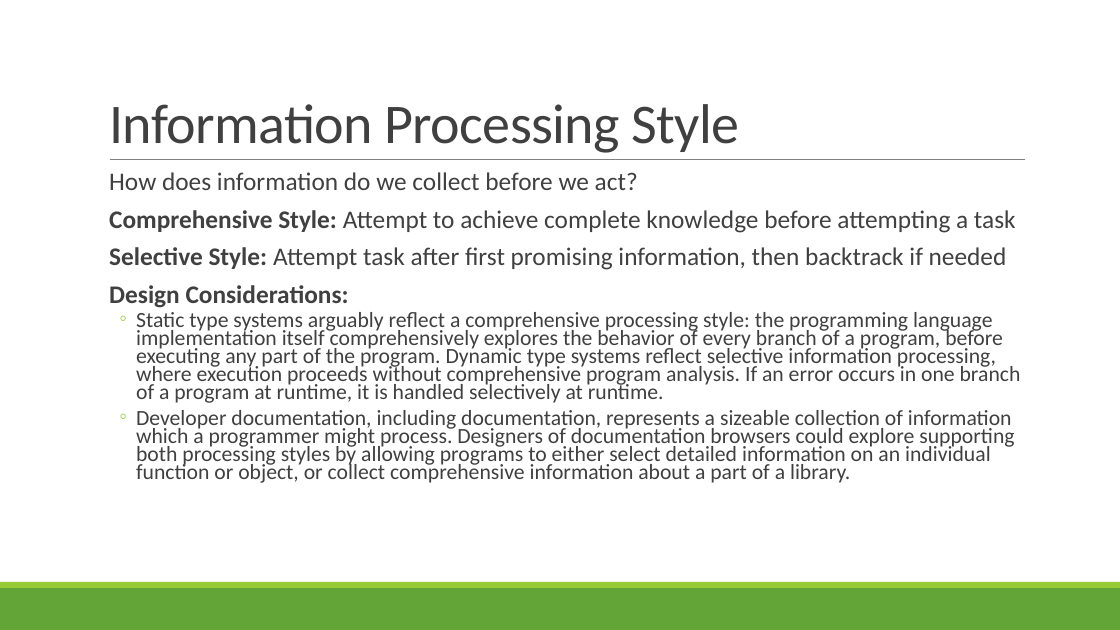
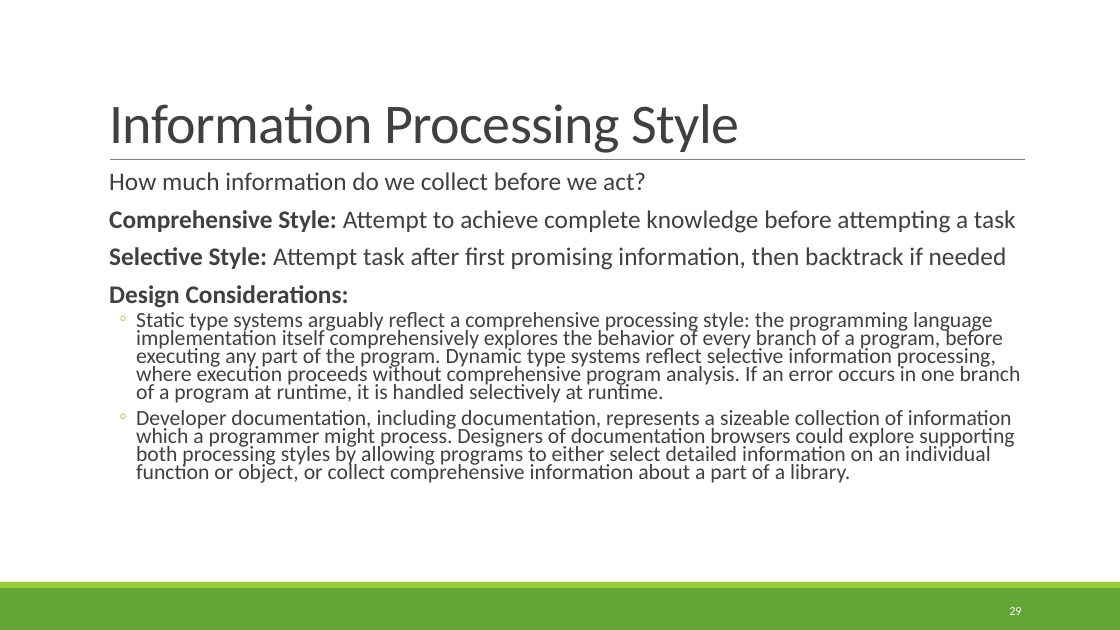
Before and after one commit to rbohrer/pl-course, a slide deck: slide 29 of LectureSlides/10GenderDisability.pptx (slide 27 before the commit). Drawn at 1120x630 pixels with LibreOffice and Linux fonts; fonts in the diff are those of the drawing. Boxes give left, top, right and bottom in pixels: in the first picture for what was removed or moved away, otherwise in the second. Text is boxed around its words. In the diff, an @@ line names an element or a change of style, - is before the commit and + after.

```diff
--- a/LectureSlides/10GenderDisability.pptx
+++ b/LectureSlides/10GenderDisability.pptx
@@ text at (109,172,646,190): text changed @@
-  How does information do we collect before we act?
+  How much information do we collect before we act?
@@ page number added at (1009,607,1021,615), 10.5 pt, text #FFFFFF @@
+29
```
Also in this commit, not shown: 49 other slides changed, 5 slides added.
